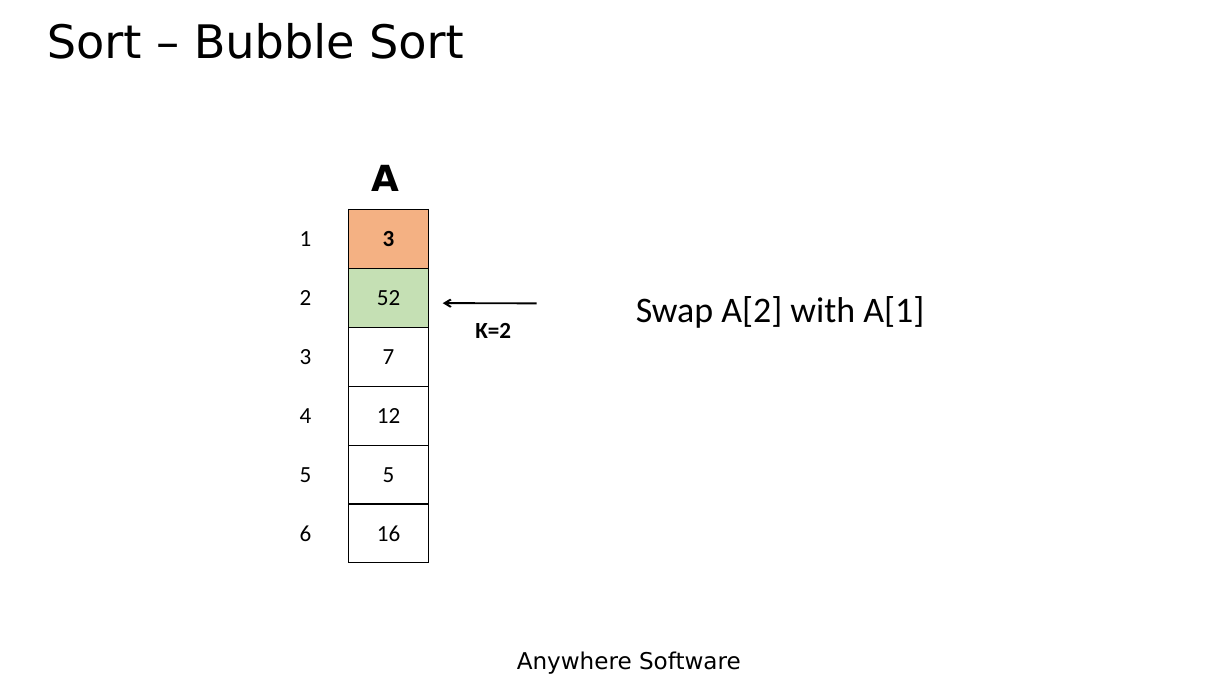
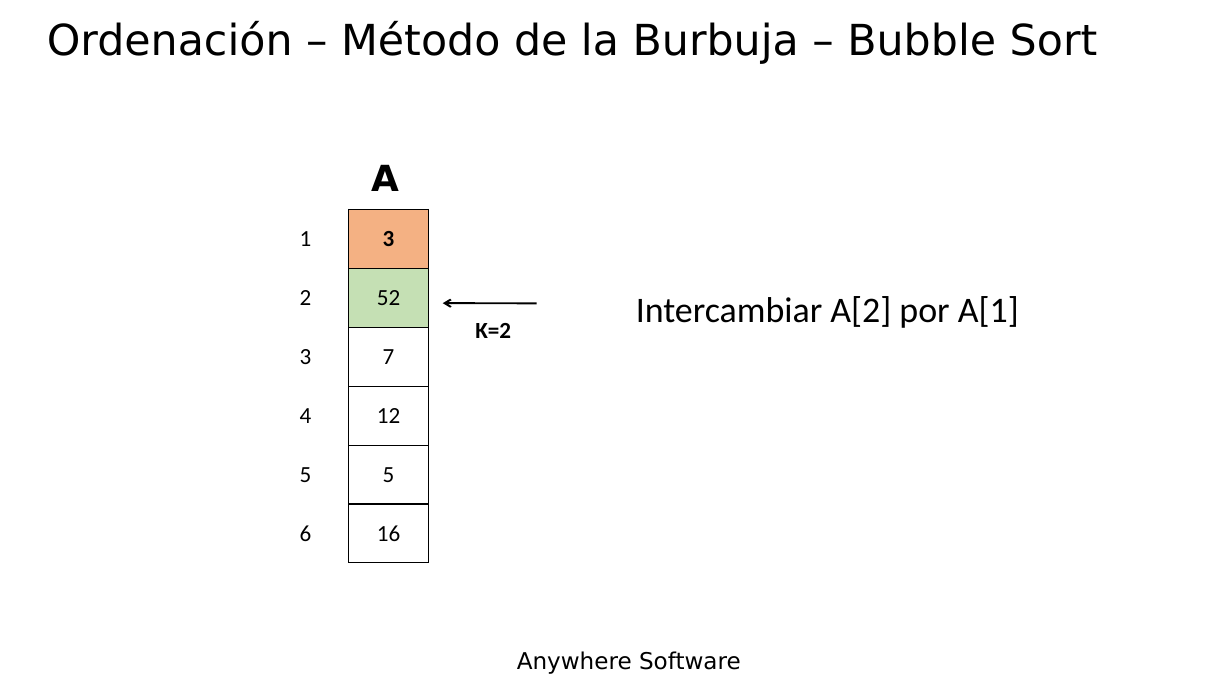
Before and after one commit to Lamashino/Teaching-B4J, a slide deck: slide 25 of Tema 14 - Matrices - Arrays/Tema 14 - Matrices - Arrays.pptx. Drawn at 1232x693 pixels with LibreOffice and Linux fonts; fonts in the diff are those of the drawing; background and template pictures are left out. Boxes give left, top, right and bottom in pixels: in the first picture for what was removed or moved away, otherwise in the second. Text is boxed around its words. In the diff, an @@ line names an element or a change of style, - is before the commit and + after.

```diff
--- a/Tema 14 - Matrices - Arrays/Tema 14 - Matrices - Arrays.pptx
+++ b/Tema 14 - Matrices - Arrays/Tema 14 - Matrices - Arrays.pptx
@@ text at [47, 21, 1098, 64]: text changed; size 36 to 33.3 pt @@
-Sort – Bubble Sort
+Ordenación – Método de la Burbuja – Bubble Sort
@@ text at [636, 296, 1019, 328]: text changed @@
-Swap A[2] with A[1]
+Intercambiar A[2] por A[1]
```
Also in this commit, not shown: 42 other slides changed.
